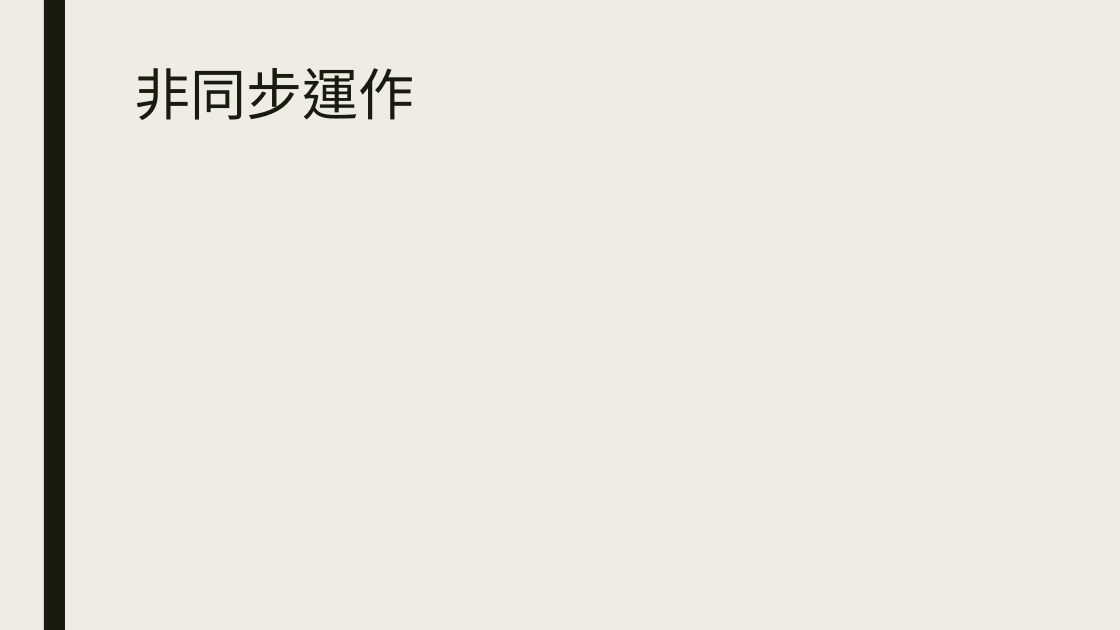
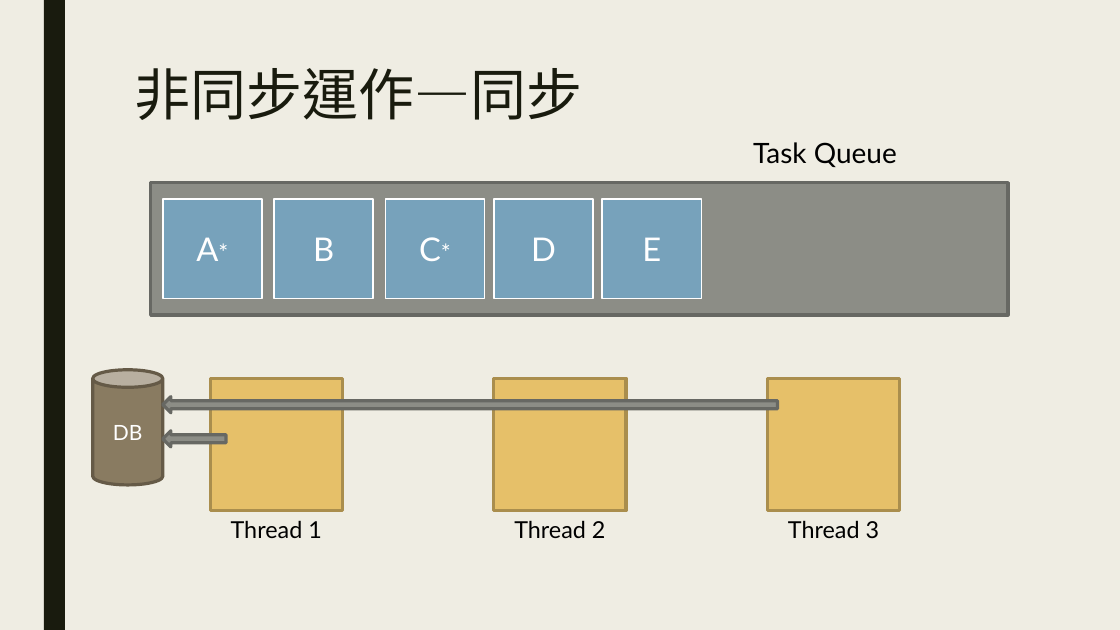
Before and after one commit to ryans610/.NET-Async-Basic, a slide deck: slide 14 of .NET非同步入門.pptx. Drawn at 1120x630 pixels with LibreOffice and Linux fonts; fonts in the diff are those of the drawing. Boxes give left, top, right and bottom in pixels: in the first picture for what was removed or moved away, otherwise in the second. Text is boxed around its words. In the diff, an @@ line names an element or a change of style, - is before the commit and + after.

```diff
--- a/.NET非同步入門.pptx
+++ b/.NET非同步入門.pptx
@@ title at (134, 68, 582, 120): text changed @@
-非同步運作
+非同步運作—同步
@@ text added at (753, 142, 897, 167), 24 pt, text #000000 @@
+Task Queue
@@ rectangle added at (150, 183, 1008, 315), fill #8C8D86, outline #686863 2.75 pt @@
@@ rectangle added at (163, 199, 262, 298), fill #77A2BB, outline #FFFFFF 1.5 pt, 28 pt, text #FFFFFF @@
+A*
@@ rectangle added at (274, 199, 373, 298), fill #77A2BB, outline #FFFFFF 1.5 pt, 28 pt, text #FFFFFF @@
+B
@@ rectangle added at (386, 199, 485, 298), fill #77A2BB, outline #FFFFFF 1.5 pt, 28 pt, text #FFFFFF @@
+C*
@@ rectangle added at (494, 199, 593, 298), fill #77A2BB, outline #FFFFFF 1.5 pt, 28 pt, text #FFFFFF @@
+D
@@ rectangle added at (602, 199, 702, 298), fill #77A2BB, outline #FFFFFF 1.5 pt, 28 pt, text #FFFFFF @@
+E
@@ cylinder added at (92, 370, 163, 485), fill #897B61, outline #655B48 2.75 pt, 18 pt, text #FFFFFF @@
+DB
@@ rectangle added at (210, 378, 342, 510), fill #E6C069, outline #AA8E4E 2.75 pt @@
@@ rectangle added at (494, 378, 626, 510), fill #E6C069, outline #AA8E4E 2.75 pt @@
@@ rectangle added at (768, 378, 900, 510), fill #E6C069, outline #AA8E4E 2.75 pt @@
@@ left arrow added at (163, 397, 778, 413), fill #8C8D86, outline #686863 2.75 pt @@
@@ left arrow added at (163, 431, 226, 447), fill #8C8D86, outline #686863 2.75 pt @@
@@ text added at (231, 520, 322, 538), 20 pt, text #000000 @@
+Thread 1
@@ text added at (514, 520, 606, 538), 20 pt, text #000000 @@
+Thread 2
@@ text added at (788, 520, 880, 538), 20 pt, text #000000 @@
+Thread 3
```
Also in this commit, not shown: 7 other slides changed, 2 slides added.
